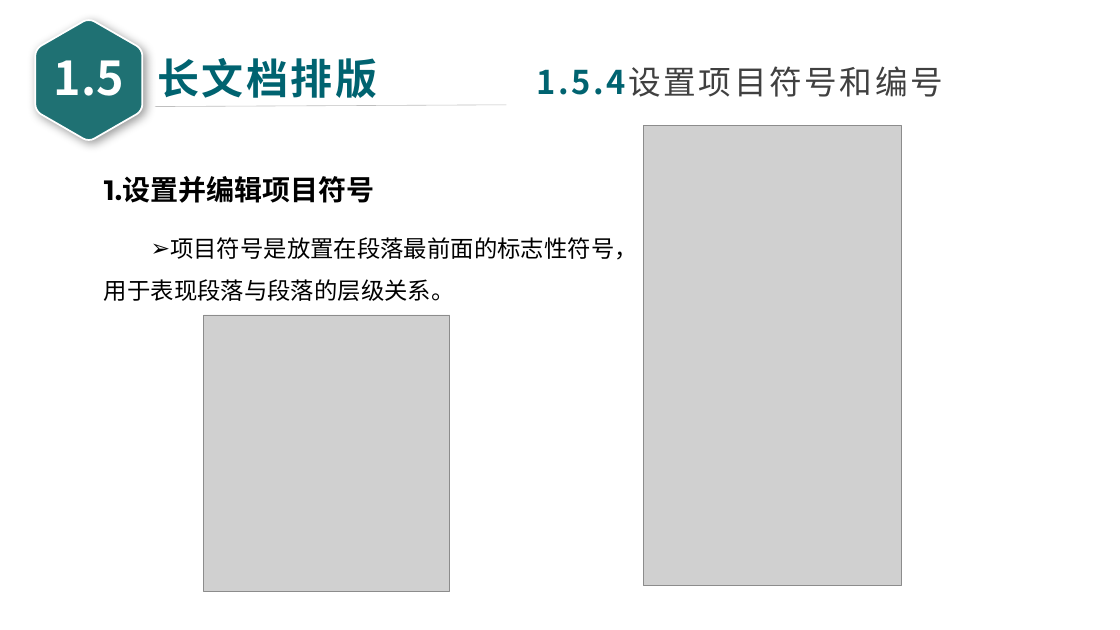
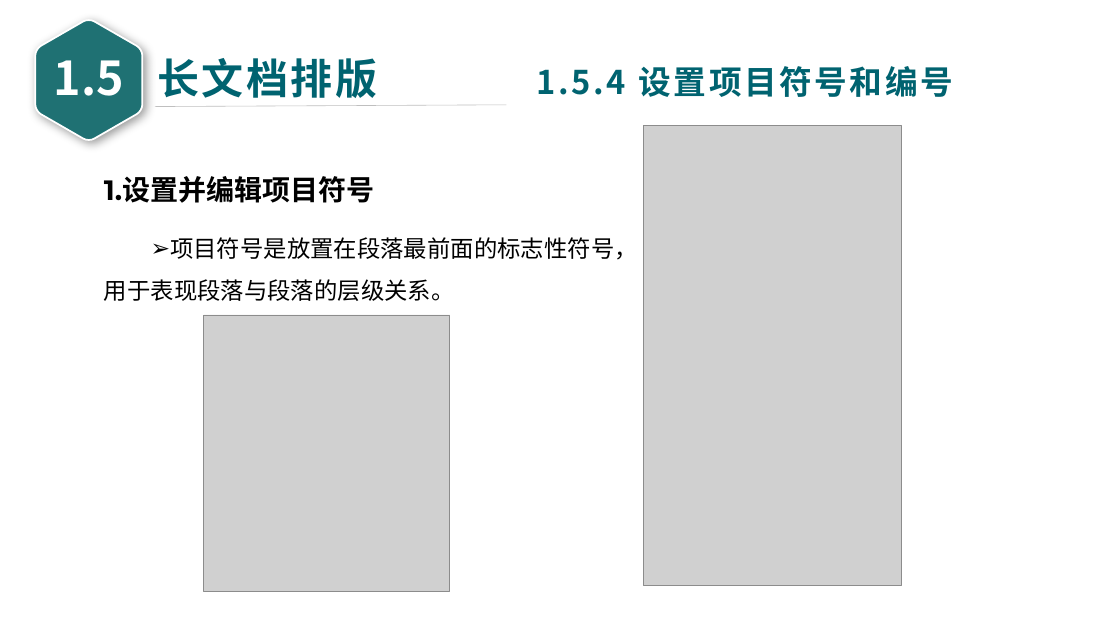
Before and after one commit to glplaman/glplaman.github.io, a slide deck: slide 92 of office/file/wps PPT/第1章 WPS文字文档编辑 - glpla.pptx. Drawn at 1120x630 pixels with LibreOffice and Linux fonts; fonts in the diff are those of the drawing; grey boxes stand for pictures. Boxes give left, top, right and bottom in pixels: in the first picture for what was removed or moved away, otherwise in the second. Text is boxed around its words. In the diff, an @@ line names an element or a change of style, - is before the commit and + after.

```diff
--- a/office/file/wps PPT/第1章 WPS文字文档编辑 - glpla.pptx
+++ b/office/file/wps PPT/第1章 WPS文字文档编辑 - glpla.pptx
@@ text at bbox=[537, 66, 953, 97]: text changed; text colour #404040 to #006370; bold on @@
-1.5.4设置项目符号和编号
+1.5.4 设置项目符号和编号
```
Also in this commit, not shown: 91 other slides changed, 9 other files.
